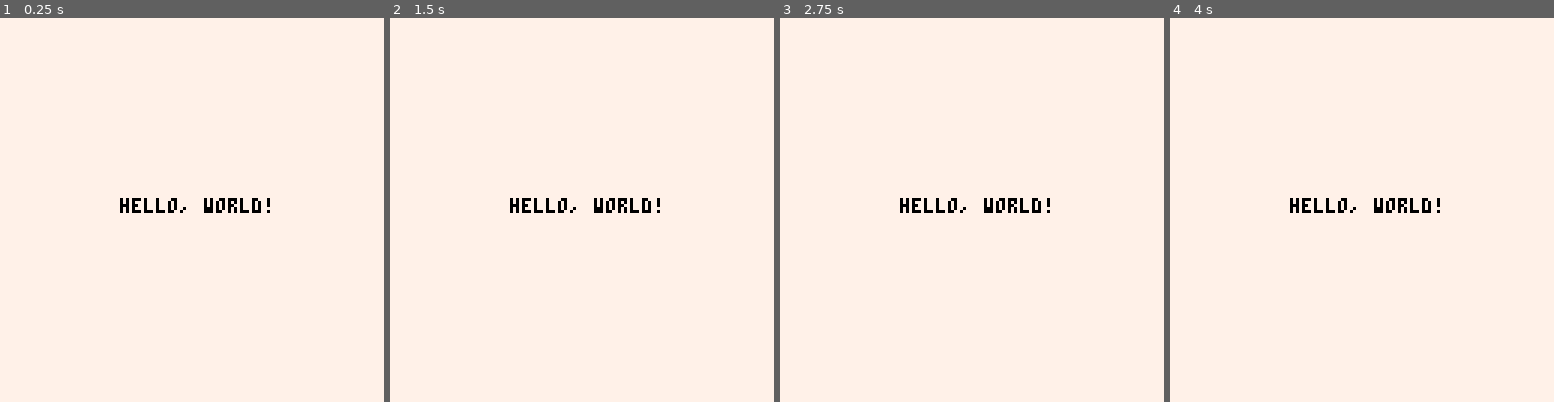
Above: before the commit, frames 1-4 (left to right).
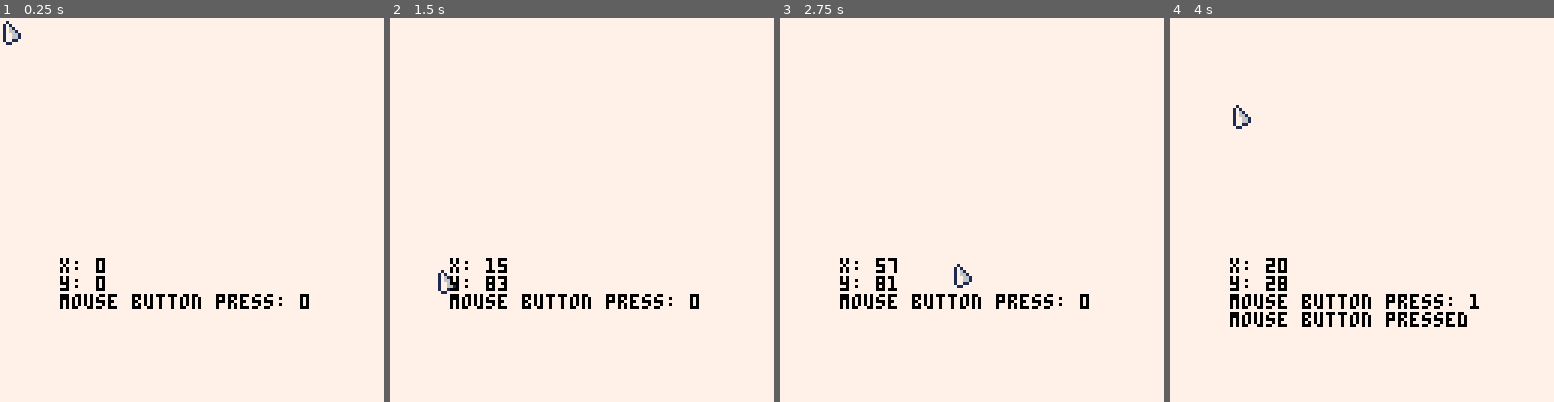
Above: after the commit, the same moments.

Repository: MaxFillline/alchemerge
Game: PICO-8 cartridge alchemerge.p8
Two runs of this game, one before a commit and one after it. Both use one fixed random seed, a clock stepped at 60 frames per second and the inputs below.
Inputs (mouse positions are in pixels of both pictures, inside the frame that each line leads up to):
- Up to frame 1 (0.25 s): no input
- Up to frame 2 (1.5 s): click (670, 121) at 0.67 s; click (436, 267) at 1.22 s
- Up to frame 3 (2.75 s): click (887, 114) at 1.77 s; click (952, 259) at 2.32 s
- Up to frame 4 (4 s): click (1404, 106) at 2.87 s; click (1465, 256) at 3.42 s; click (1231, 102) at 3.97 s

The runs differ from the first frame. In frame 1, 2.1% of the frame differs, in the area x 0-81%, y 0-76%; in frame 2, 2.2%; in frame 3, 2.2%; in frame 4, 3.3%, in the area x 15-81%, y 22-81%.

Commit message:
add mouse and debug

Diff:
--- a/alchemerge.p8
+++ b/alchemerge.p8
@@ -3,10 +3,18 @@
 __lua__
 --main
 #include main.lua
+-->8
+--debug
+#include debug.lua
+-->8
+--controls
+#include controls.lua
 __gfx__
-00000000000000000000000000000000000000000000000000000000000000000000000000000000000000000000000000000000000000000000000000000000
-00000000000000000000000000000000000000000000000000000000000000000000000000000000000000000000000000000000000000000000000000000000
-00700700000000000000000000000000000000000000000000000000000000000000000000000000000000000000000000000000000000000000000000000000
-00077000000000000000000000000000000000000000000000000000000000000000000000000000000000000000000000000000000000000000000000000000
-00077000000000000000000000000000000000000000000000000000000000000000000000000000000000000000000000000000000000000000000000000000
-00700700000000000000000000000000000000000000000000000000000000000000000000000000000000000000000000000000000000000000000000000000
+00000000010000000000000000000000000000000000000000000000000000000000000000000000000000000000000000000000000000000000000000000000
+00000000171000000000000000000000000000000000000000000000000000000000000000000000000000000000000000000000000000000000000000000000
+00700700176100000000000000000000000000000000000000000000000000000000000000000000000000000000000000000000000000000000000000000000
+00077000176610000000000000000000000000000000000000000000000000000000000000000000000000000000000000000000000000000000000000000000
+00077000177661000000000000000000000000000000000000000000000000000000000000000000000000000000000000000000000000000000000000000000
+00700700177661000000000000000000000000000000000000000000000000000000000000000000000000000000000000000000000000000000000000000000
+00000000177110000000000000000000000000000000000000000000000000000000000000000000000000000000000000000000000000000000000000000000
+00000000011000000000000000000000000000000000000000000000000000000000000000000000000000000000000000000000000000000000000000000000
--- /dev/null
+++ b/controls.lua
@@ -0,0 +1,11 @@
+function icontrols()
+    mousepressed=0
+end
+
+function ucontrols()
+    mousepressed=stat(34)
+end
+
+function dcontrols()
+    spr(1, stat(32)+1, stat(33)+1)
+end
--- /dev/null
+++ b/debug.lua
@@ -0,0 +1,15 @@
+function idebug()
+    debug=true
+end
+
+function ddbug()
+    if debug then
+        --controls
+        print("x: "..stat(32), 20, 80, 0)
+        print("y: "..stat(33), 20, 86, 0)
+        print("mouse button press: "..stat(34), 20, 92, 0)
+        if mousepressed == 1 then
+            print("mouse button pressed", 20, 98, 0)
+        end
+    end
+end
--- a/main.lua
+++ b/main.lua
@@ -1,12 +1,15 @@
 function _init()
-
+    poke(0x5F2D, 1)
+    icontrols()
+    idebug()
 end
 
 function _update()
-
+    ucontrols()
 end
 
 function _draw()
     cls(7)
-    print("hello, world!", 40, 60, 0)
+    dcontrols()
+    ddbug()
 end
Not shown, changed: README.md
